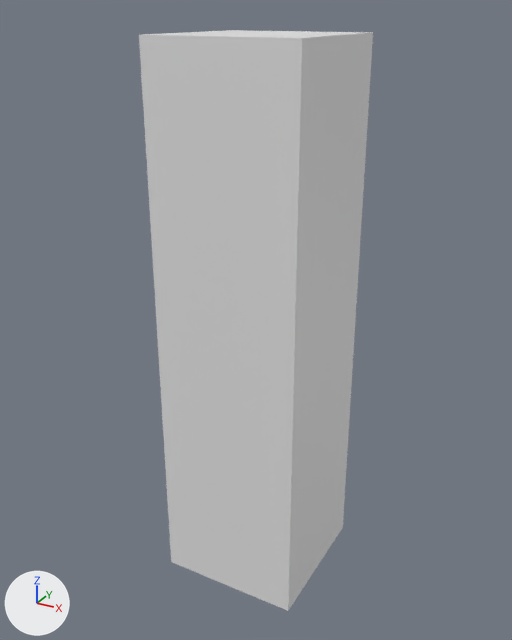
What one commit did to the FBX model Assets/Models/Modular Kit/Set Buildings/40x40_Building.fbx.
Both versions are drawn from a camera (50 mm lens) standing at (64.6, -176.2, 155.3) and looking at (-21.5, -19.8, 77.1). The lights are fixed; the arrows at lower left show +X, +Y and +Z.
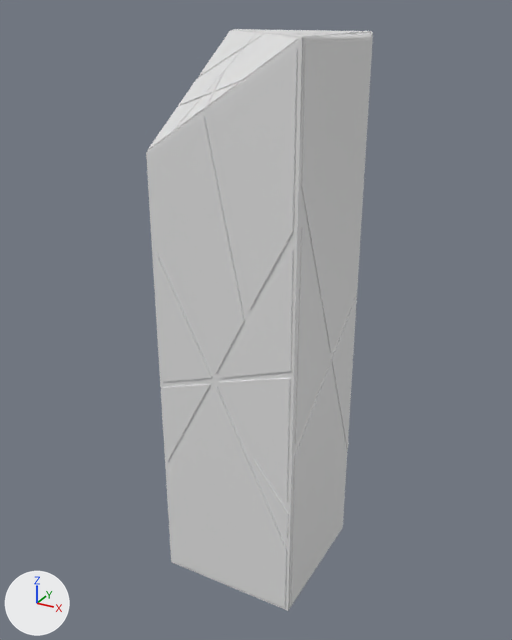
Boxes [x1, y1, x2, y2] around the edits, measured in the pictures (512 x 640 px):
'Cube', reshaped, rescaled
    before: [139, 30, 373, 611]
    after: [146, 29, 373, 611]
part 1 of me_cube_001, built on
    before: [139, 30, 373, 611]
    after: [146, 29, 373, 611]

Diff of the bpy script that builds the scene:
```diff
--- a/Assets/Models/Modular Kit/Set Buildings/40x40_Building.fbx.py
+++ b/Assets/Models/Modular Kit/Set Buildings/40x40_Building.fbx.py
@@ me_cube_001 @@
 # used by ob_cube; location = (0.0, 0.0, 0.0); rotation_euler = (1.571, 0.0, 0.0), in degrees (90, 0, 0); scale = (20.0, 75.0, 20.0)
-me_cube_001.from_pydata(...)  # 8 vertices, 6 faces; spans x -2.0..0.0, y 0.0..2.0, z 0.0..2.0
+me_cube_001.from_pydata(...)  # 3901 vertices, 3732 faces; spans x -40.3..0.3, y 0.0..150.3, z -0.3..40.3
+# me_cube_001 part 1: 8 vertices removed from x -2.0..0.0, y 0.0..2.0, z 0.0..2.0; 3901 vertices added at x -40.3..0.3, y 0.0..150.3, z -0.3..40.3
+# me_cube_001 part 2: the surface is now shaded smooth
@@ ob_cube @@
 ob_cube.rotation_euler = (1.571, 0.0, 0.0)  # degrees (90, 0, 0)
-ob_cube.scale = (20.0, 75.0, 20.0)
```
